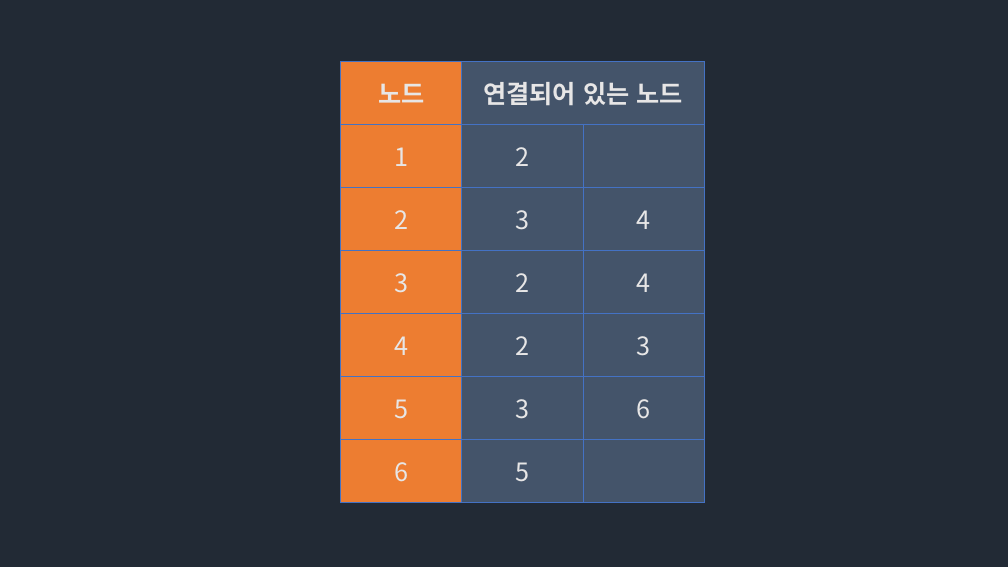
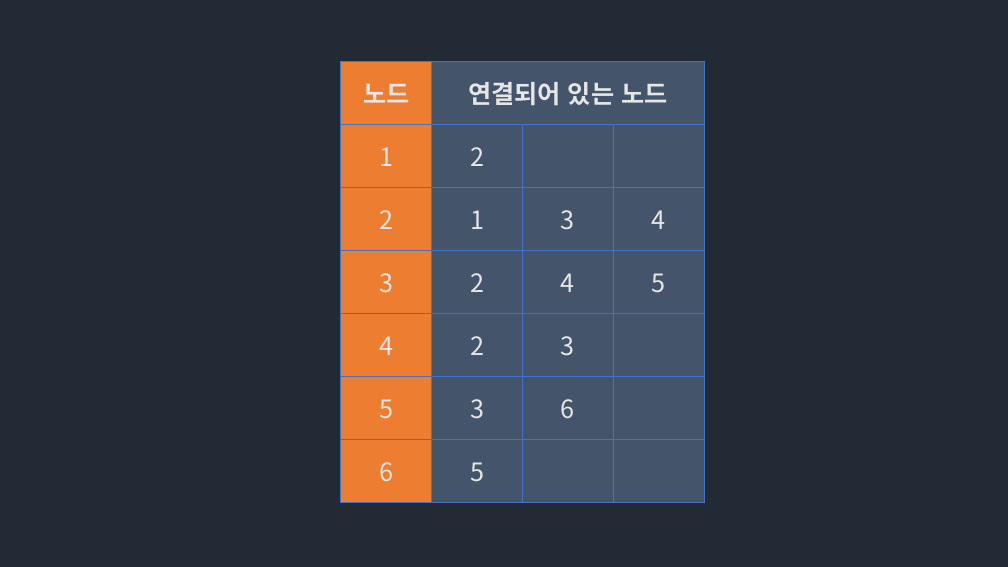
Before and after one commit to Groot-Space/Groot-space.github.io, a slide deck: slide 16 of assets/images/그래프/그래프.pptx. Drawn at 1008x567 pixels with LibreOffice and Linux fonts; fonts in the diff are those of the drawing. Boxes give left, top, right and bottom in pixels: in the first picture for what was removed or moved away, otherwise in the second. Text is boxed around its words. In the diff, an @@ line names an element or a change of style, - is before the commit and + after.

```diff
--- a/assets/images/그래프/그래프.pptx
+++ b/assets/images/그래프/그래프.pptx
@@ table at [341, 61, 704, 502] @@
-column 2: 연결되어 있는 노드 | 2 | 3 | 2 | 2 | 3 | 5
-column 3:  |  | 4 | 4 | 3 | 6 | 
+column 2: 연결되어 있는 노드 | 2 | 1 | 2 | 2 | 3 | 5
+column 3:  |  | 3 | 4 | 3 | 6 | 
+column 4:  |  | 4 | 5 |  |  | 
```
Also in this commit, not shown: 1 other slide changed, 3 other files.
